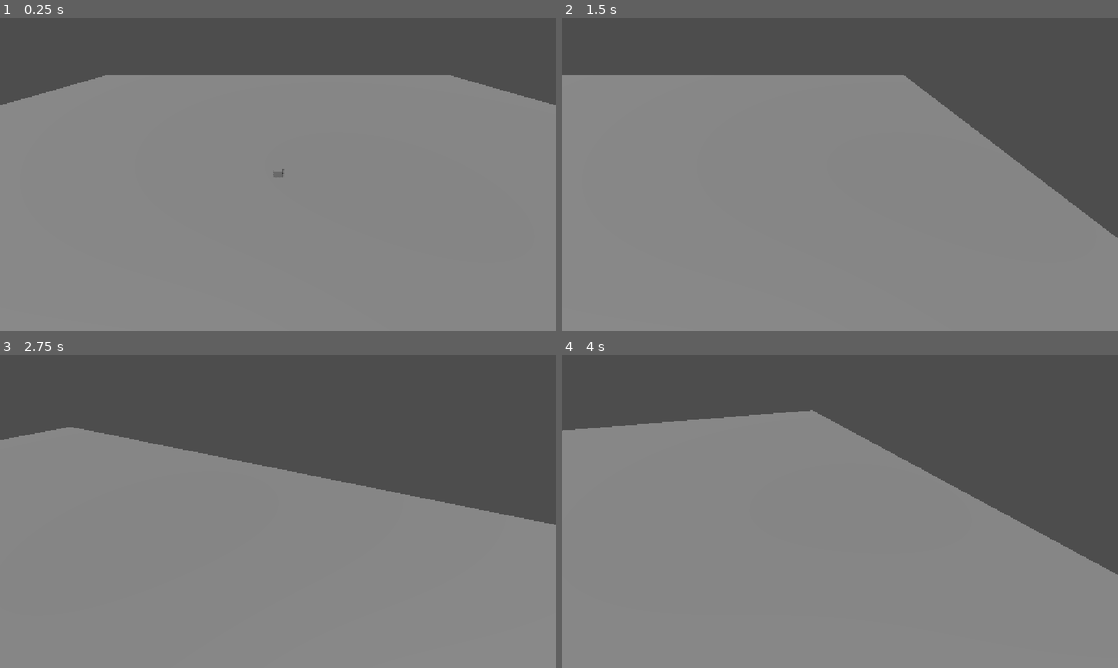
Above: before the commit, frames 1-4 (two rows, left to right).
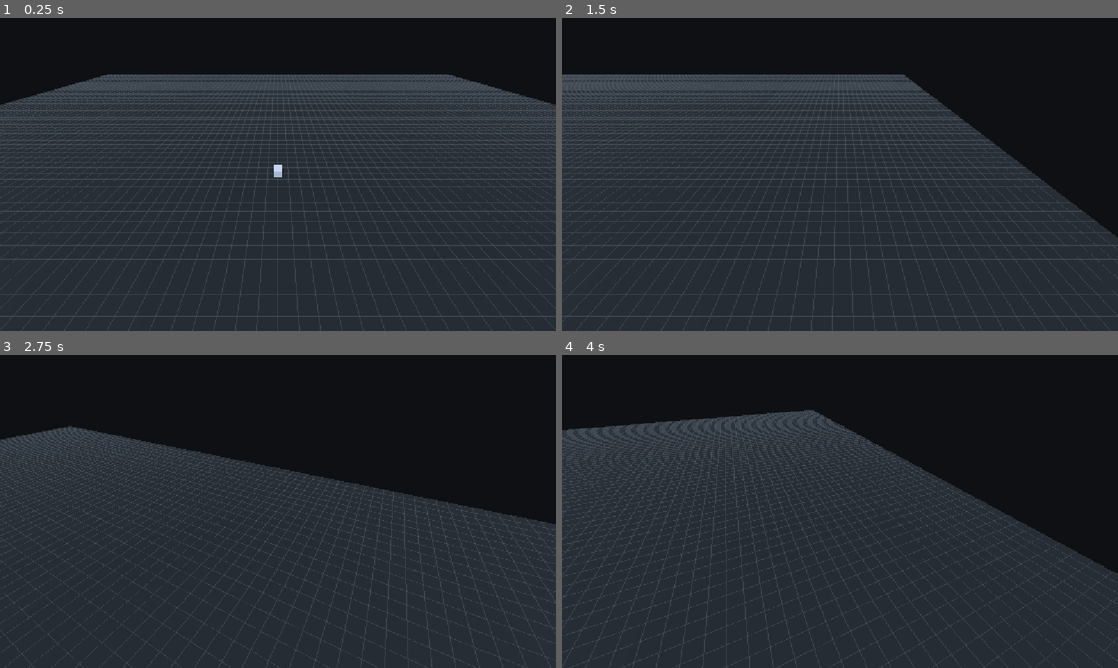
Above: after the commit, the same moments.

Repository: CaptainTiki/HordeLab
Game: Godot game, scene res://scenes/main.tscn
Same seed, same stepped clock (60 frames per second), same inputs: the game is played once before the commit and once after it.
Inputs (mouse positions are in pixels of both pictures, inside the frame that each line leads up to):
- Up to frame 1 (0.25 s): no input
- Up to frame 2 (1.5 s): tap Enter at 0.5 s; move the mouse to (962, 158) at 0.52 s; hold D 0.53-1.25 s; hold Shift 0.53-1.25 s; click (962, 158) at 0.67 s; drag from (728, 190) to (812, 237) at 1.27 s
- Up to frame 3 (2.75 s): tap Space at 2 s; move the mouse to (333, 442) at 2.02 s; hold D from 2.03 s (still down); hold E from 2.03 s (still down)
- Up to frame 4 (4 s): release D at 2.75 s; release E at 2.75 s; drag from (812, 574) to (673, 464) at 2.77 s; tap Enter at 3.5 s; move the mouse to (1006, 558) at 3.52 s; hold A from 3.53 s (still down); hold Q from 3.53 s (still down)

The runs differ from the first frame. In frame 1, 100% of the frame differs, in the area x 0-100%, y 0-100%; in frame 2, 100%; in frame 3, 100%; in frame 4, 100%.

Commit message:
Improve battlefield contrast and wire in debug grid

Diff:
--- a/scenes/main.tscn
+++ b/scenes/main.tscn
@@ -1,16 +1,27 @@
-[gd_scene load_steps=10 format=3]
+[gd_scene load_steps=13 format=3]
 
 [ext_resource type="Script" path="res://scripts/rts_camera.gd" id="1_camera"]
 [ext_resource type="Script" path="res://scripts/selection_controller.gd" id="2_select"]
 [ext_resource type="Script" path="res://scripts/hero_scv.gd" id="3_hero"]
+[ext_resource type="Script" path="res://scripts/battlefield_grid.gd" id="4_grid"]
+
+[sub_resource type="StandardMaterial3D" id="Ground_material"]
+albedo_color = Color(0.14, 0.16, 0.18, 1)
+roughness = 0.92
 
 [sub_resource type="PlaneMesh" id="Plane_ground"]
+material = SubResource("Ground_material")
 size = Vector2(200, 200)
 
 [sub_resource type="BoxShape3D" id="Ground_shape"]
 size = Vector3(200, 0.2, 200)
 
+[sub_resource type="StandardMaterial3D" id="Hero_material"]
+albedo_color = Color(0.72, 0.76, 0.82, 1)
+roughness = 0.7
+
 [sub_resource type="BoxMesh" id="Hero_mesh"]
+material = SubResource("Hero_material")
 size = Vector3(1.6, 1.2, 2.2)
 
 [sub_resource type="BoxShape3D" id="Hero_shape"]
@@ -23,9 +34,16 @@
 radial_segments = 32
 
 [sub_resource type="StandardMaterial3D" id="Selection_material"]
-albedo_color = Color(0.9, 0.9, 0.2, 1)
+albedo_color = Color(1, 0.82, 0.08, 1)
 emission_enabled = true
-emission = Color(0.5, 0.5, 0.1, 1)
+emission = Color(0.45, 0.30, 0.02, 1)
+
+[sub_resource type="Environment" id="Environment_world"]
+background_mode = 1
+background_color = Color(0.055, 0.065, 0.08, 1)
+ambient_light_source = 3
+ambient_light_color = Color(0.42, 0.46, 0.52, 1)
+ambient_light_energy = 0.45
 
 [node name="Main" type="Node3D"]
 
@@ -37,6 +55,9 @@
 [node name="CollisionShape3D" type="CollisionShape3D" parent="Ground"]
 position = Vector3(0, -0.1, 0)
 shape = SubResource("Ground_shape")
+
+[node name="BattlefieldGrid" type="Node3D" parent="."]
+script = ExtResource("4_grid")
 
 [node name="HeroSCV" type="CharacterBody3D" parent="."]
 position = Vector3(0, 0.6, 0)
@@ -66,6 +87,8 @@
 
 [node name="Sun" type="DirectionalLight3D" parent="."]
 rotation_degrees = Vector3(-55, -30, 0)
+light_energy = 0.72
 shadow_enabled = true
 
 [node name="WorldEnvironment" type="WorldEnvironment" parent="."]
+environment = SubResource("Environment_world")
